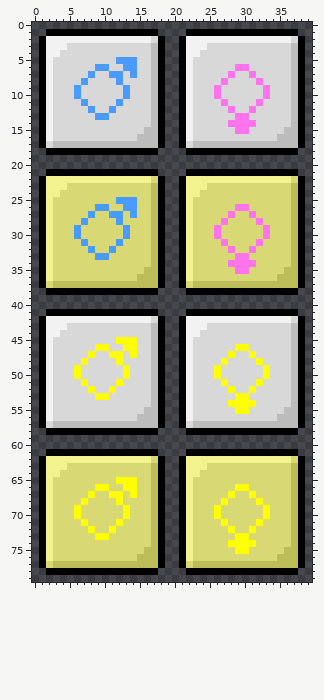
One commit to this sprite sheet: FreeSims/FreeSimsContent/Gui/HumanMaker/GenderButton.png. The picture above was drawn from the file before the commit.
The file is 80x160 pixels, drawn in blocks of 2x2; one block is one cell here.
Now the later version:
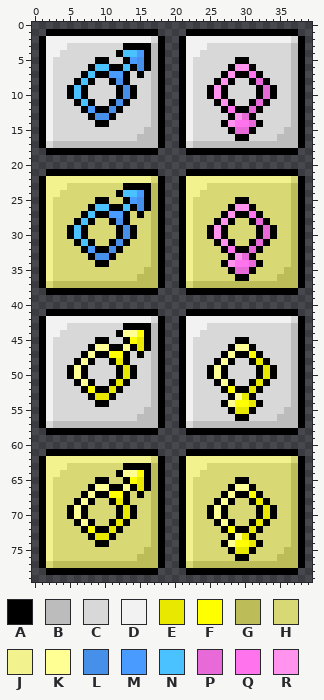
Palette (. is transparent): A #000000  B #bcbcbc  C #d8d8d8  D #f2f2f2  E #e8e800  F #ffff00  G #bcbc58  H #d8d874  J #f2f28e  K #ffff93  L #4690ea  M #4a9bff  N #4ac2ff  P #e86ad9  Q #ff74ed  R #ff93ed
Log entry: new random button in human maker some graphics has been updated too
The exact change:
Changed rows in their new state; - is an unchanged pixel.
first column x 5:
 3 --------AAAA------------------
 4 -------ANNMA------------------
 5 ----AA-CA-LA------------AA----
 6 ---ANNAANALA-----------ARRA---
 7 --ANAA--ACA-----------ARAA-A--
 8 -ANA--ALA------------ARA--APA-
 9 ANA----ALA----------ARA----APA
10 ANA----ALA----------ARA----APA
11 -ANA--ALA------------ARA--APA-
12 --A-AALA--------------A-AAPA--
13 ---ALLA----------------ARPA---
14 ----AA----------------AR--PA--
15 -----------------------APPA---
16 ------------------------AA----
first column x 5:
23 --------AAAA------------------
24 -------ANNMA------------------
25 ----AA-HA-LA------------AA----
26 ---ANNAANALA-----------ARRA---
27 --ANAA--AHA-----------ARAA-A--
28 -ANA--ALA------------ARA--APA-
29 ANA----ALA----------ARA----APA
30 ANA----ALA----------ARA----APA
31 -ANA--ALA------------ARA--APA-
32 --A-AALA--------------A-AAPA--
33 ---ALLA----------------ARPA---
34 ----AA----------------AR--PA--
35 -----------------------APPA---
36 ------------------------AA----
first column x 5:
43 --------AAAA------------------
44 -------AKKFA------------------
45 ----AA-CA-EA------------AA----
46 ---AKKAAKAEA-----------AKKA---
47 --AKAA--ACA-----------AKAA-A--
48 -AKA--AEA------------AKA--AEA-
49 AKA----AEA----------AKA----AEA
50 AKA----AEA----------AKA----AEA
51 -AKA--AEA------------AKA--AEA-
52 --A-AAEA--------------A-AAEA--
53 ---AEEA----------------AKEA---
54 ----AA----------------AK--EA--
55 -----------------------AEEA---
56 ------------------------AA----
first column x 5:
63 --------AAAA------------------
64 -------AKKFA------------------
65 ----AA-HA-EA------------AA----
66 ---AKKAAKAEA-----------AKKA---
67 --AKAA--AHA-----------AKAA-A--
68 -AKA--AEA------------AKA--AEA-
69 AKA----AEA----------AKA----AEA
70 AKA----AEA----------AKA----AEA
71 -AKA--AEA------------AKA--AEA-
72 --A-AAEA--------------A-AAEA--
73 ---AEEA----------------AKEA---
74 ----AA----------------AK--EA--
75 -----------------------AEEA---
76 ------------------------AA----
Changed places in both pictures, as pixel boxes (x1, y1, x2, y2):
changed: (67, 43, 151, 127)
changed: (207, 57, 277, 141)
changed: (67, 183, 151, 267)
changed: (207, 197, 277, 281)
changed: (67, 323, 151, 407)
changed: (207, 337, 277, 421)
changed: (67, 463, 151, 547)
changed: (207, 477, 277, 561)
